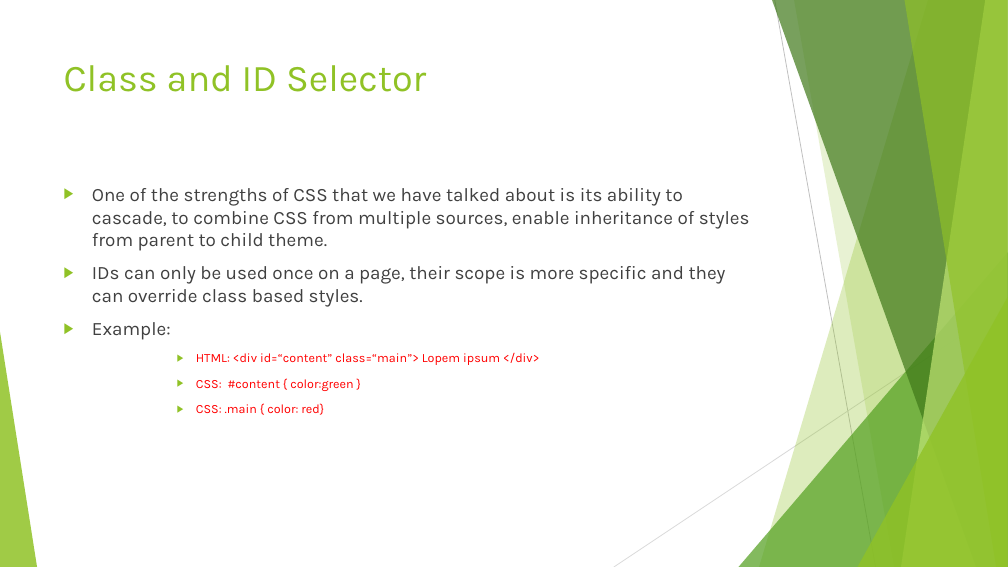
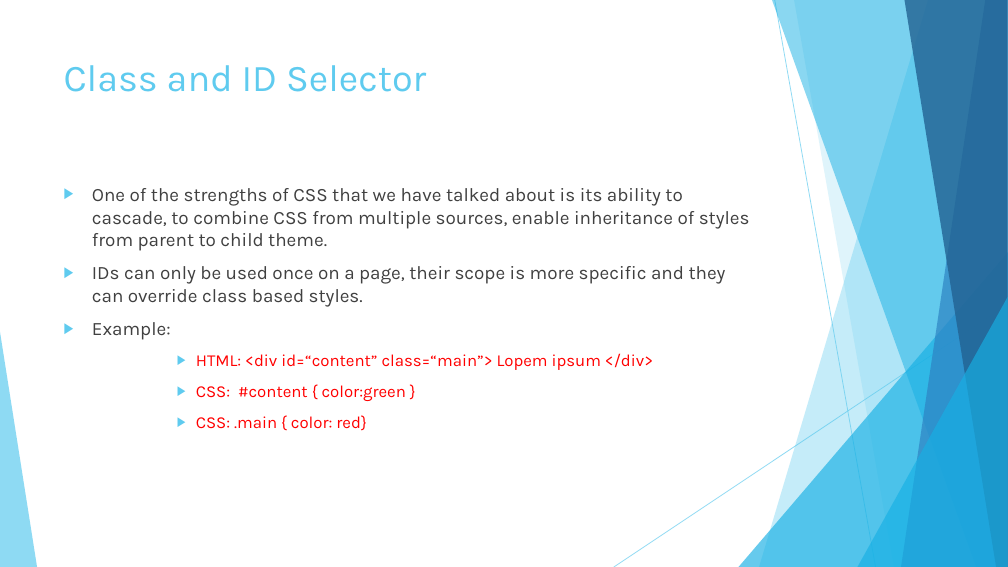
Before and after one commit to anumsh/Introduction-To-CSS, a slide deck: slide 10 of Introduction-to-CSS.pptx. Drawn at 1008x567 pixels with LibreOffice and Linux fonts; fonts in the diff are those of the drawing. Boxes give left, top, right and bottom in pixels: in the first picture for what was removed or moved away, otherwise in the second. Text is boxed around its words. In the diff, an @@ line names an element or a change of style, - is before the commit and + after.

```diff
--- a/Introduction-to-CSS.pptx
+++ b/Introduction-to-CSS.pptx
@@ freeform shape at [759, 0, 1008, 567]: fill #90C226 at 30% opacity to #5FCBEF at 36% opacity @@
@@ freeform shape at [772, 0, 1008, 567]: fill #3F7819 at 70% opacity to #17B0E4 at 50% opacity @@
@@ line (775, 0) - (876, 567): stroke #BFBFBF 0.75 pt to #5FCBEF 0.75 pt @@
@@ freeform shape at [794, 0, 1008, 567]: fill #90C226 at 20% opacity to #5FCBEF at 20% opacity @@
@@ freeform shape at [901, 0, 1008, 567]: fill #C0E474 at 70% opacity to #2E83C3 at 70% opacity @@
@@ freeform shape at [904, 0, 1008, 567]: fill #90C226 at 65% opacity to #226292 at 80% opacity @@
@@ title "Class and ID Selector" at [64, 65, 426, 92]: text colour #90C226 to #5FCBEF @@
@@ text "One of the strengths of ..." at [92, 188, 750, 431]: size 12 to 16 pt in "HTML: <div id=“content” class=“main”> Lopem ipsum </div>", "CSS: #content { color:green }", "CSS: .main { color: red}"; bullet colour #90C226 to #5FCBEF @@
@@ triangle at [739, 252, 1008, 567]: fill #54A021 at 72% opacity to #17B0E4 at 66% opacity @@
@@ triangle at [858, 297, 1008, 567]: fill #90C226 at 80% opacity to #17B0E4 at 66% opacity @@
@@ line (1008, 305) - (614, 567): stroke #D9D9D9 0.75 pt to #5FCBEF 0.75 pt @@
@@ triangle at [0, 332, 37, 567]: fill #90C226 at 85% opacity to #5FCBEF at 70% opacity @@
```
Also in this commit, not shown: 39 other slides changed, 5 slides added, 1 other file.
